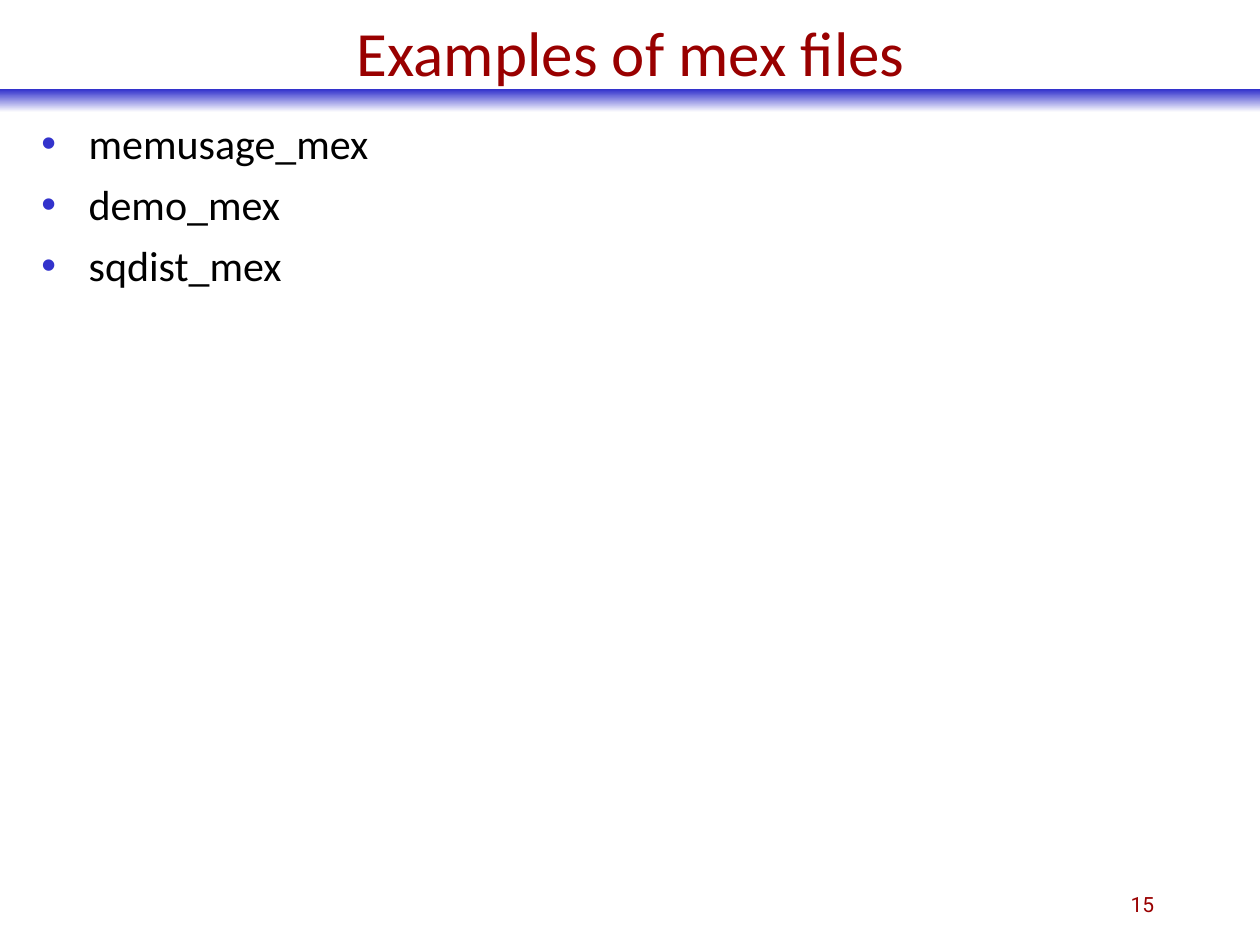
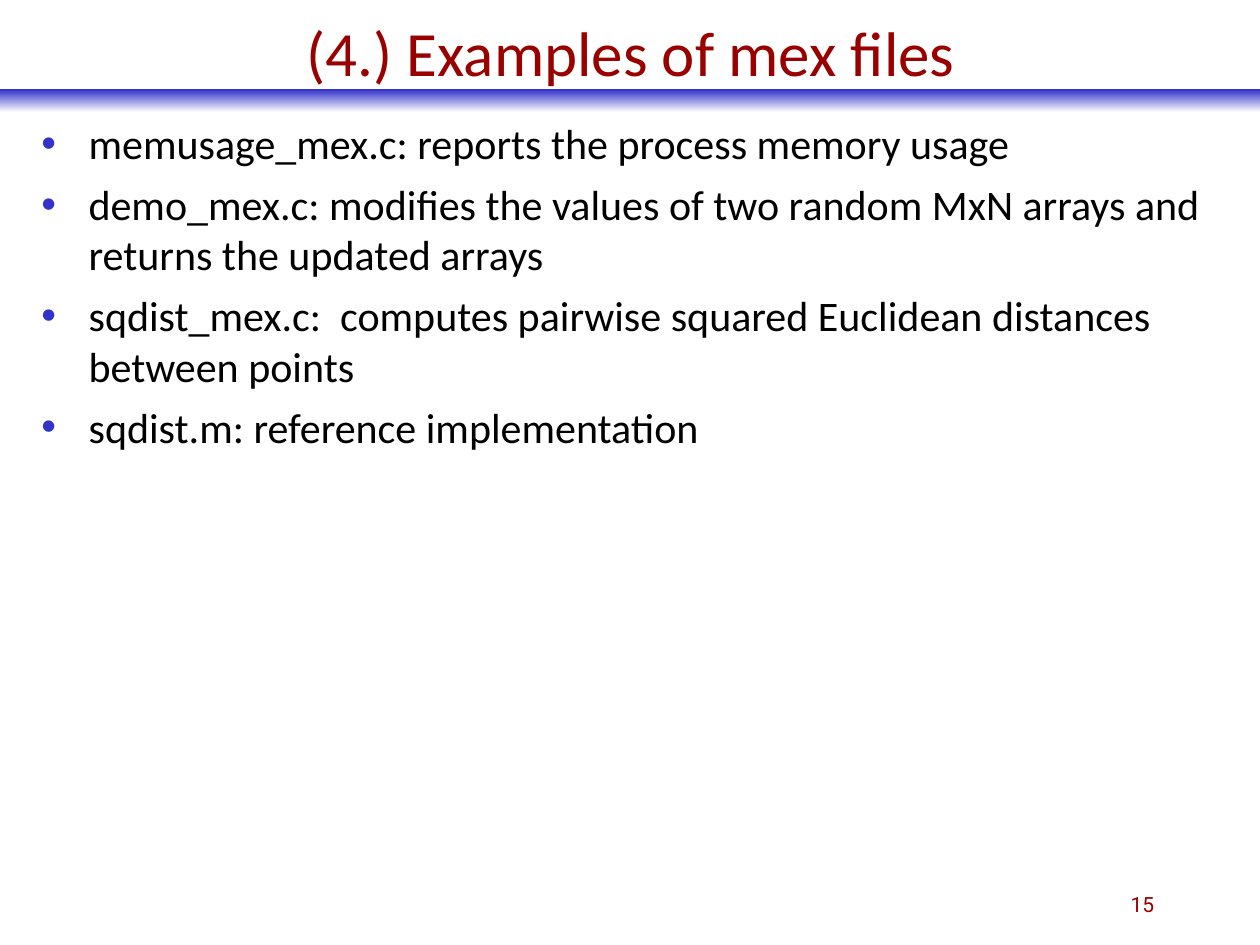
Before and after one commit to phadjido/matlab_compiler, a slide deck: slide 15 of ppt/EY.MatlabCompiler.pptx. Drawn at 1260x945 pixels with LibreOffice and Linux fonts; fonts in the diff are those of the drawing. Boxes give left, top, right and bottom in pixels: in the first picture for what was removed or moved away, otherwise in the second. Text is boxed around its words. In the diff, an @@ line names an element or a change of style, - is before the commit and + after.

```diff
--- a/ppt/EY.MatlabCompiler.pptx
+++ b/ppt/EY.MatlabCompiler.pptx
@@ title at (x1=307, y1=30, x2=955, y2=91): text changed @@
-Examples of mex files
+(4.) Examples of mex files
@@ text at (x1=89, y1=129, x2=1199, y2=450): text changed @@
-• memusage_mex
-• demo_mex
-• sqdist_mex
+• memusage_mex.c: reports the process memory usage
+• demo_mex.c: modifies the values of two random MxN arrays and returns the updated arrays
+• sqdist_mex.c: computes pairwise squared Euclidean distances between points
+• sqdist.m: reference implementation
```
Also in this commit, not shown: 1 other slide changed, 14 slides added, 1 other file.
